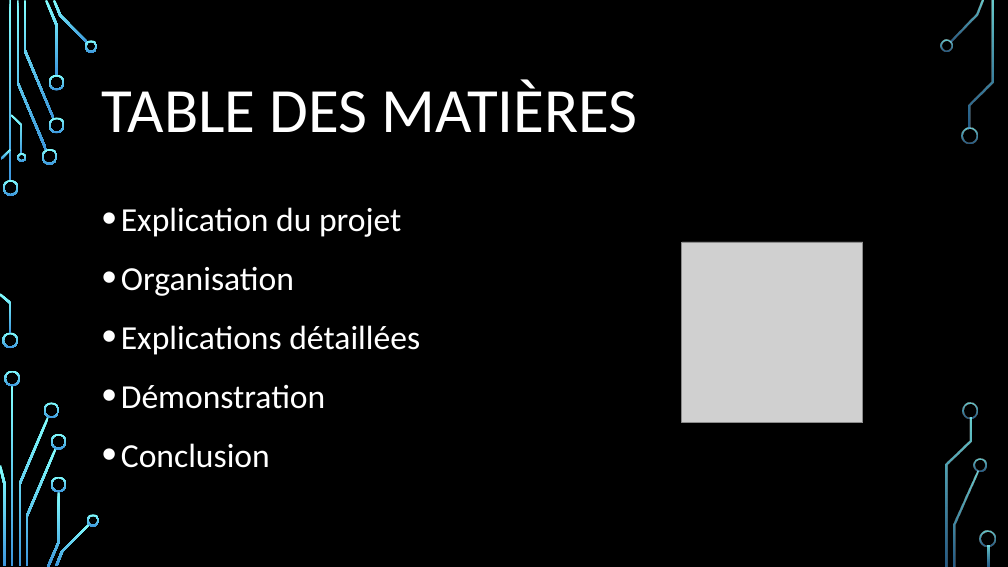
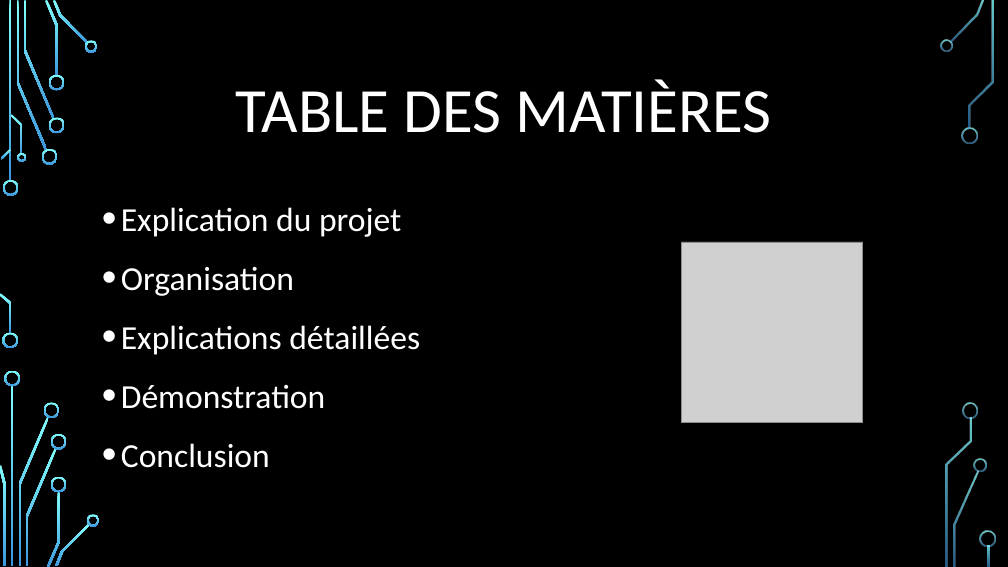
Before and after one commit to IvanCallau/CFPT_M306, a slide deck: slide 2 of docs/virus306_presentation.pptx. Drawn at 1008x567 pixels with LibreOffice and Linux fonts; fonts in the diff are those of the drawing; grey boxes stand for pictures; background and template pictures are left out. Boxes give left, top, right and bottom in pixels: in the first picture for what was removed or moved away, otherwise in the second. Text is boxed around its words. In the diff, an @@ line names an element or a change of style, - is before the commit and + after.

```diff
--- a/docs/virus306_presentation.pptx
+++ b/docs/virus306_presentation.pptx
@@ title "TABLE DES MATIÈRES" at <box>236,80,772,133</box>: alignment left to centre @@
```
Also in this commit, not shown: 5 other slides changed.
